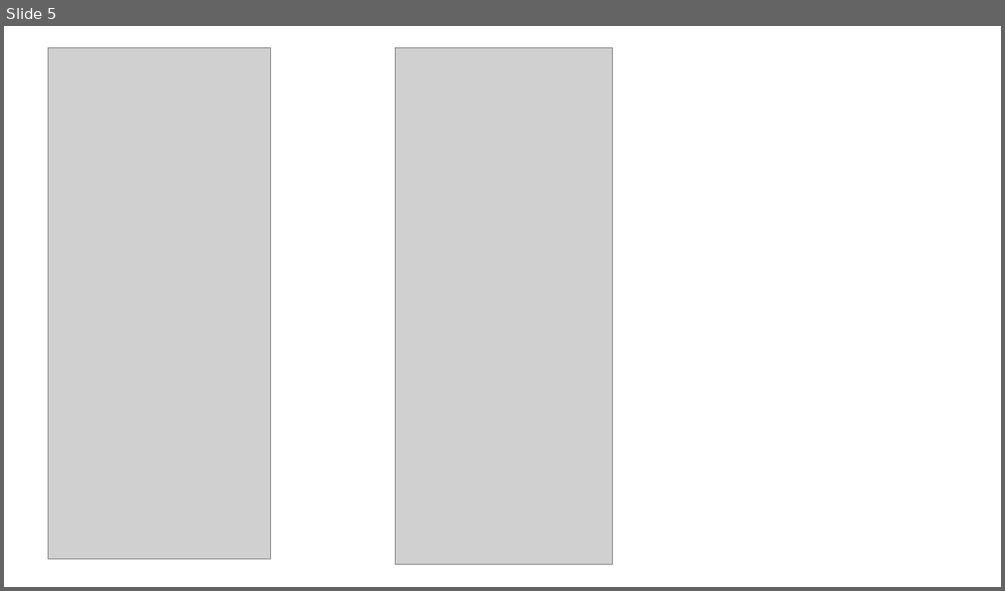
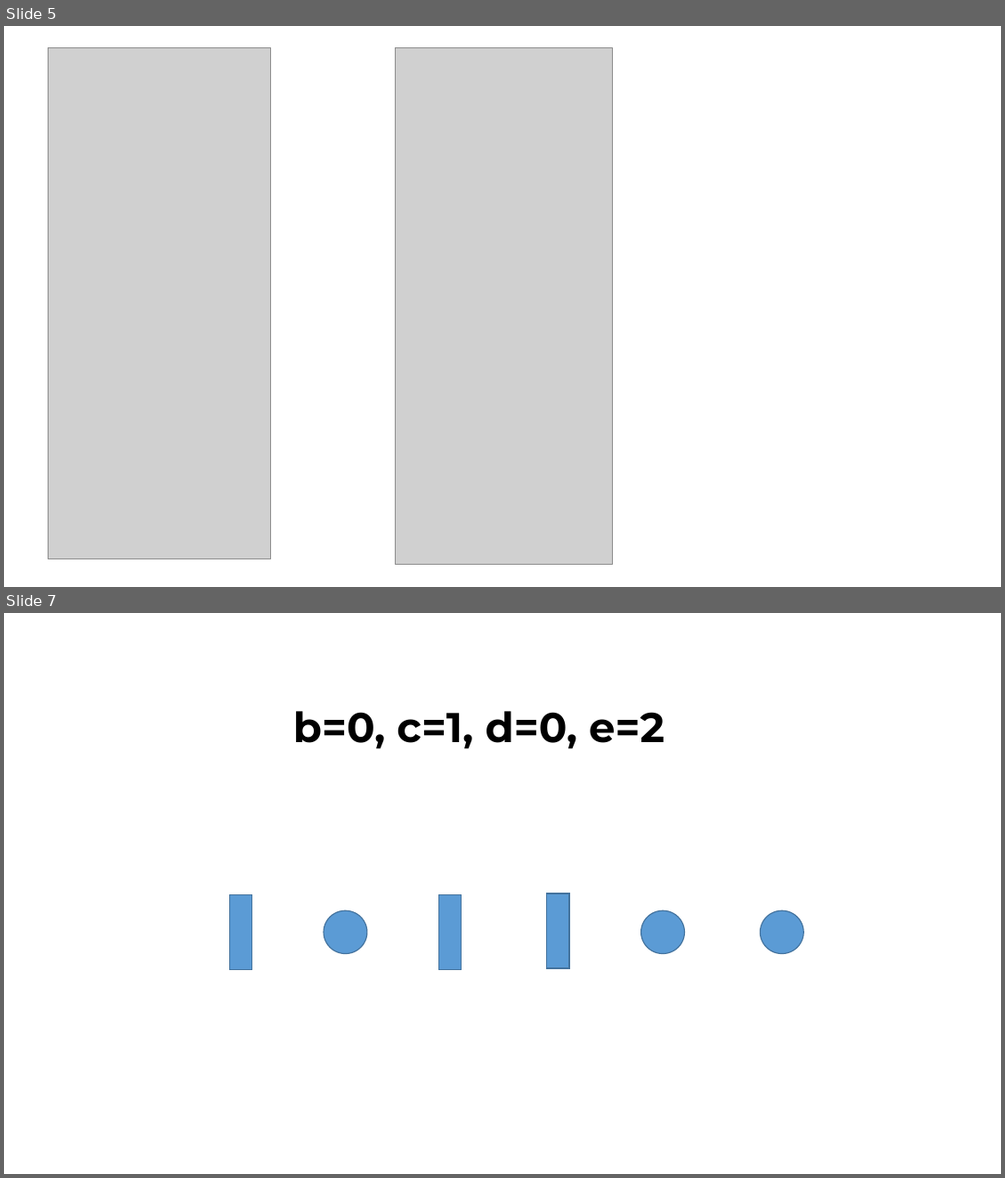
Before and after one commit to jinmang2/probability, a slide deck: 경우의 수 임용고시 2010.pptx. Shown one above the other, each under a label of ours: slide 5 before the commit, slides 5 and 7 after it; the slides between them are not shown. The pictures are 1005x591 and 1005x1178 pixels, drawn with LibreOffice and Linux fonts; fonts in the diff are those of the drawing; grey boxes stand for pictures. Boxes give left, top, right and bottom in pixels: in the first picture for what was removed or moved away, otherwise in the second. Text is boxed around its words. In the diff, an @@ line names an element or a change of style, - is before the commit and + after.

```diff
--- a/경우의 수 임용고시 2010.pptx
+++ b/경우의 수 임용고시 2010.pptx
@@ slide 7 added at [4, 613, 1001, 1174], background #FFFFFF @@
@@ text added at [293, 711, 664, 749], 40 pt, text #000000, bold @@
+b=0, c=1, d=0, e=2
@@ rectangle added at [230, 895, 252, 970], fill #5B9BD5, outline #43739E 1 pt @@
@@ rectangle added at [439, 895, 461, 970], fill #5B9BD5, outline #43739E 1 pt @@
@@ rectangle added at [547, 893, 569, 968], fill #5B9BD5, outline #43739E 1 pt @@
@@ ellipse added at [324, 910, 367, 953], fill #5B9BD5, outline #43739E 1 pt @@
@@ ellipse added at [641, 910, 685, 953], fill #5B9BD5, outline #43739E 1 pt @@
@@ ellipse added at [760, 910, 803, 953], fill #5B9BD5, outline #43739E 1 pt @@
```
Also in this commit, not shown: 1 slide changed, 3 other slides added.
